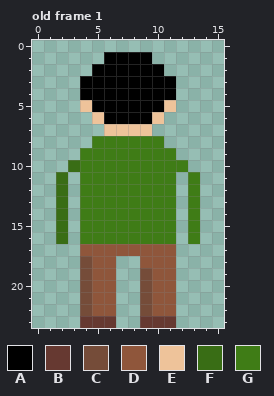
Two versions of one pixel-art file, art/player_up.aseprite. Above is the file before it was changed.
16x24 pixels, 2 frames. Shown: old frame 1. The commit also changed other frames, which this record leaves out.
Palette (. is transparent): A #000000  B #663931  C #754c39  D #8f563b  E #eec39a  F #396d15  G #3f7c16
Pixels before, old frame 1, first column x 2:
 1 ....AAAA....
 2 ...AAAAAA...
 3 ..AAAAAAAA..
 4 ..AAAAAAAA..
 5 ..EAAAAAAE..
 6 ...EAAAAE...
 7 ....EEEE....
 8 ...GGGGGG...
 9 ..GGGGGGGG..
10 .FGGGGGGGGG.
11 F.GGGGGGGG.G
12 F.GGGGGGGG.G
13 F.GGGGGGGG.G
14 F.GGGGGGGG.G
15 F.GGGGGGGG.G
16 F.GGGGGGGG.G
17 ..DDDDDDDD..
18 ..CDD..DDD..
19 ..CDD..CDD..
20 ..CDD..CDD..
21 ..CDD..CDD..
22 ..CDD..CDD..
23 ..BBB..BBB..
New version:
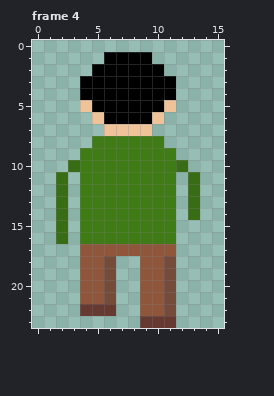
A new or re-ordered frame is compared with the old frame closest to it.
Change:
frames 2 -> 4
Frame 4 is new; against old frame 1:
y 10: x 12 G -> F
y 11..14: x 13 G -> F
y 15..16: x 13 G -> .
y 18: x 4 C -> D; x 6 D -> C; x 11 D -> C
y 19..21: x 4 C -> D; x 6 D -> C; x 9 C -> D; x 11 D -> C
y 22: x 4..6 CDD -> BBB; x 9 C -> D; x 11 D -> C
y 23: x 4..6 BBB -> ...
Changed places in both pictures, as pixel boxes (x1, y1, x2, y2):
changed: (80, 160, 200, 328)
